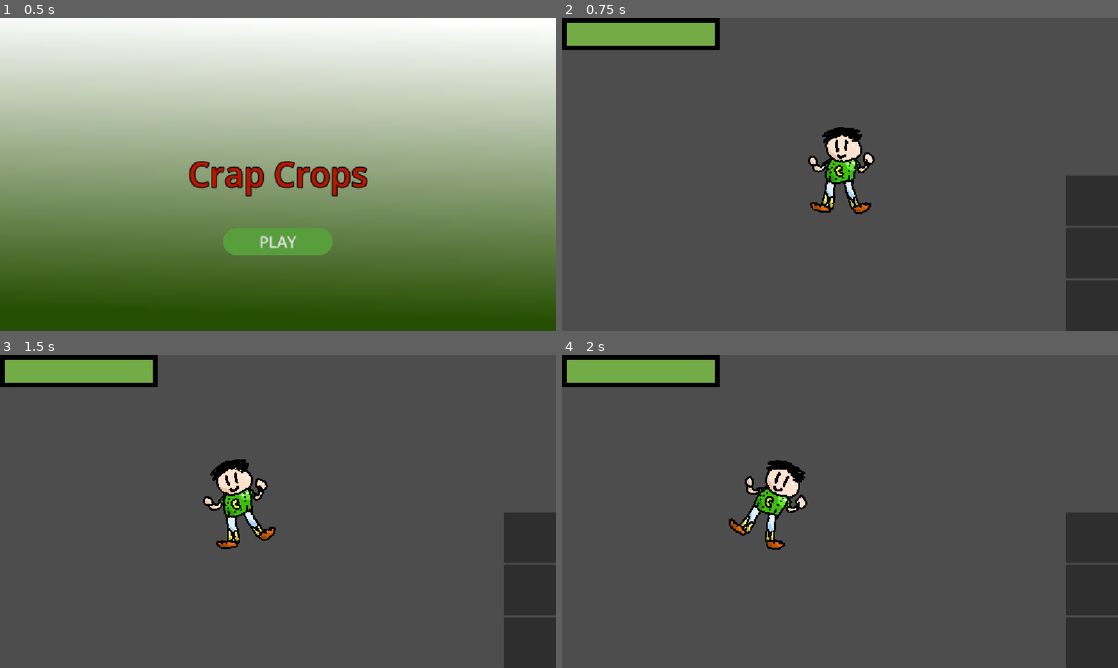
Above: before the commit, frames 1-4 (two rows, left to right).
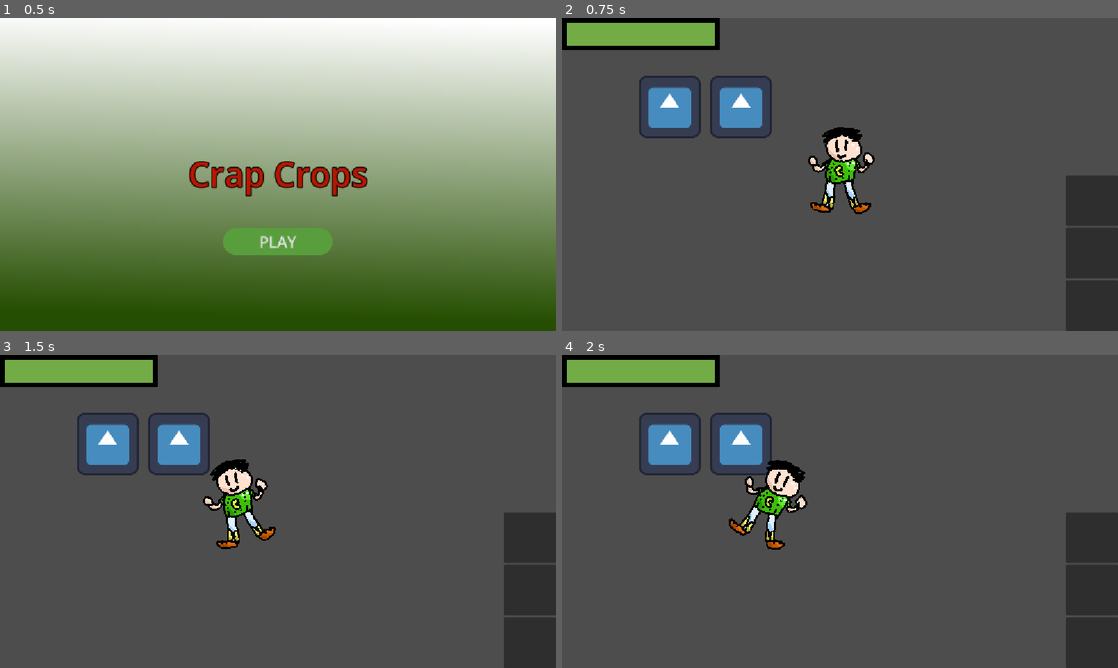
Above: after the commit, the same moments.

Repository: joaquinpani/CrapCrops
Game: Godot game, scene res://Scenes/control.tscn
The game is run twice, just before and just after one commit, with the same random seed, the same clock (stepped at 60 frames per second) and the same inputs. The engine's default icon, where the game draws it, is replaced by a stand-in: a white triangle on a blue panel in a dark square.
Inputs (mouse positions are in pixels of both pictures, inside the frame that each line leads up to):
- Up to frame 1 (0.5 s): no input
- Up to frame 2 (0.75 s): click "PLAY" at 0.5 s
- Up to frame 3 (1.5 s): tap Enter at 1.25 s; move the mouse to (400, 495) at 1.27 s; hold Right from 1.28 s (still down); hold A (a) from 1.28 s (still down); click (400, 495) at 1.42 s
- Up to frame 4 (2 s): keep holding Right; keep holding A (a); tap D (d) at 1.55 s

Frame 1 is identical in both runs. In frame 2, 2.6% of the frame differs, in the area x 13-38%, y 18-39%; in frame 3, 2.6%; in frame 4, 2.6%.

Commit message:
farming plot added

Diff:
--- /dev/null
+++ b/crapcrops/Scenes/farming_plot.tscn
@@ -0,0 +1,15 @@
+[gd_scene format=3 uid="uid://biabjbw87le8b"]
+
+[ext_resource type="Texture2D" uid="uid://khinsbq22d4f" path="res://icon.svg" id="1_djmqr"]
+
+[sub_resource type="RectangleShape2D" id="RectangleShape2D_adqv7"]
+size = Vector2(123, 124)
+
+[node name="farming_plot" type="Area2D" unique_id=502037821]
+
+[node name="CollisionShape2D" type="CollisionShape2D" parent="." unique_id=1228885061]
+position = Vector2(-0.5, 0)
+shape = SubResource("RectangleShape2D_adqv7")
+
+[node name="Sprite2D" type="Sprite2D" parent="." unique_id=1564516555]
+texture = ExtResource("1_djmqr")
--- a/crapcrops/Scenes/game.tscn
+++ b/crapcrops/Scenes/game.tscn
@@ -2,12 +2,23 @@
 
 [ext_resource type="PackedScene" uid="uid://dt1wsqr03hcpq" path="res://jugador.tscn" id="1_ebmjs"]
 [ext_resource type="PackedScene" uid="uid://eg1w3javw7ps" path="res://Scenes/game_ui.tscn" id="2_qxrlw"]
+[ext_resource type="PackedScene" uid="uid://biabjbw87le8b" path="res://Scenes/farming_plot.tscn" id="3_wrm1d"]
 
 [node name="world_map" type="Node2D" unique_id=1127061780]
-
-[node name="Node2D" parent="." unique_id=829674104 instance=ExtResource("1_ebmjs")]
-position = Vector2(583, 321)
 
 [node name="CanvasLayer" type="CanvasLayer" parent="." unique_id=577584981]
 
 [node name="game_UI" parent="CanvasLayer" unique_id=450269222 instance=ExtResource("2_qxrlw")]
+
+[node name="farm" type="Node2D" parent="." unique_id=577152098]
+
+[node name="farming_plots" type="Node2D" parent="farm" unique_id=1652561859]
+
+[node name="farming_plot" parent="farm/farming_plots" unique_id=502037821 instance=ExtResource("3_wrm1d")]
+position = Vector2(223, 184)
+
+[node name="farming_plot2" parent="farm/farming_plots" unique_id=1883575289 instance=ExtResource("3_wrm1d")]
+position = Vector2(371, 184)
+
+[node name="Node2D" parent="." unique_id=829674104 instance=ExtResource("1_ebmjs")]
+position = Vector2(583, 321)
